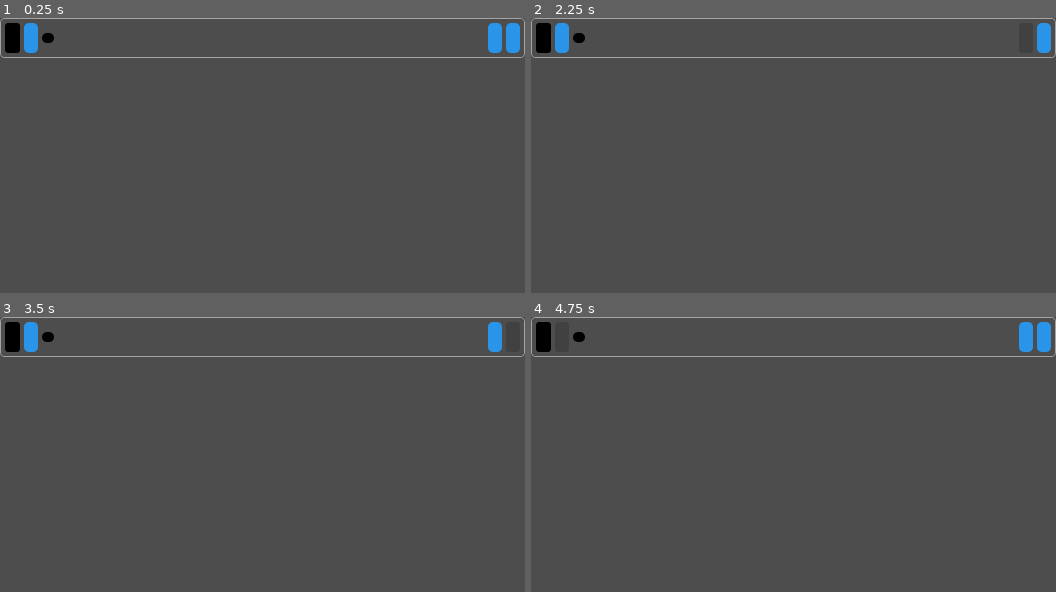
Above: before the commit, frames 1-4 (two rows, left to right).
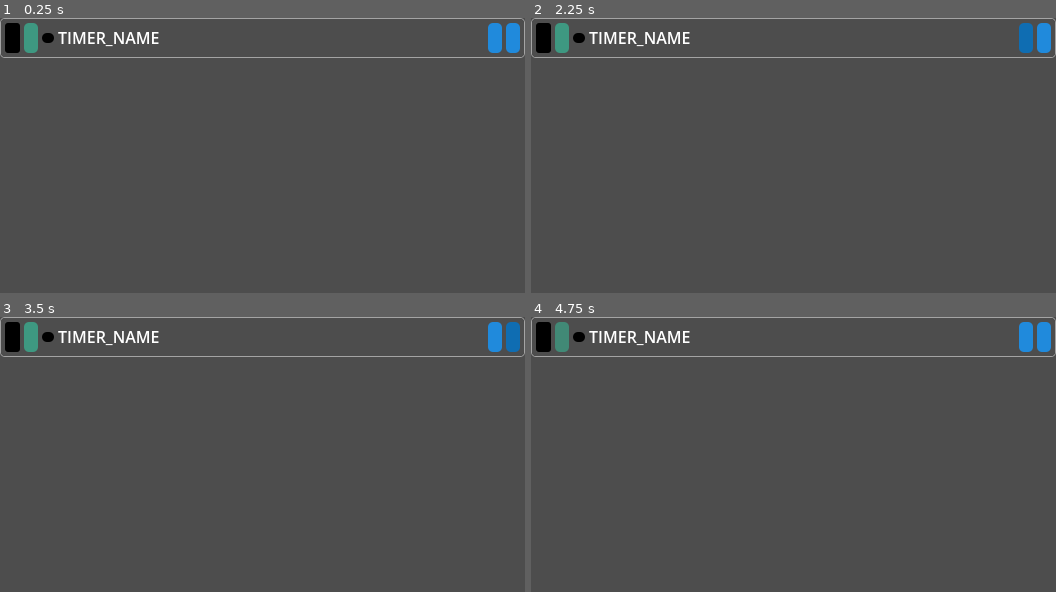
Above: after the commit, the same moments.

Repository: the0neWhoKnocks/godot.egg-timer
Game: Godot game, scene res://scenes/egg_timer.tscn
The game is run twice, just before and just after one commit, with the same random seed, the same clock (stepped at 60 frames per second) and the same inputs. The project has no main scene, so this scene is started directly.
Inputs:
- Up to frame 1 (0.25 s): no input
- Up to frame 2 (2.25 s): click "" at 0.5 s; click "" (after the commit: "") at 1.25 s; click "" at 2 s
- Up to frame 3 (3.5 s): click "" at 2.75 s
- Up to frame 4 (4.75 s): click "" at 3.5 s; click "" (after the commit: "") at 4.25 s

The runs differ from the first frame. In frame 1, 0.7% of the frame differs, in the area x 4-31%, y 1-13%; in frame 2, 1.0%, in the area x 4-96%, y 1-13%; in frame 3, 1.0%; in frame 4, 0.7%.

Commit message:
feat: Wire up countdown and play/stop button

Diff:
--- a/project.godot
+++ b/project.godot
@@ -14,6 +14,10 @@
 config/features=PackedStringArray("4.7", "Forward Plus")
 config/icon="res://assets/icon.svg"
 
+[debug]
+
+gdscript/warnings/integer_division=0
+
 [display]
 
 window/size/viewport_width=525
--- a/scripts/egg_timer.gd
+++ b/scripts/egg_timer.gd
@@ -2,11 +2,30 @@
 
 const EGG_TIMER = preload("res://scenes/egg_timer.tscn")
 
-var color: String
-var hours: int
-var label: String
-var minutes: int
-var seconds: int
+var blink: bool = false
+var blink_secs = 0
+var color: String = "#000000"
+var ctrl_styles: Dictionary = {
+  "play": {
+    "color": "#3e9881",
+    "icon": Constants.ICON__PLAY,
+  },
+  "stop": {
+    "color": "#f34755",
+    "icon": Constants.ICON__STOP,
+  },
+}
+var elapsed_seconds: float = 0
+var hours: int = 0
+var label: String = "TIMER_NAME"
+var minutes: int = 0
+var prev_blink_secs: int = 0
+var prev_time: int = 0
+var seconds: int = 0
+var timer_running: bool = false
+var timer_txt_color: Color
+var timer_txt_color_dim: Color
+var total_seconds: int = 0
 
 @onready var color_chip: Panel = $Spacing/Row/ColorChip
 @onready var ctrl_btn: Button = $Spacing/Row/CtrlBtn
@@ -14,6 +33,7 @@
 @onready var edit_btn: Button = $Spacing/Row/EditBtn
 @onready var time_display: Label = $Spacing/Row/TimeDisplay
 @onready var timer_name: Label = $Spacing/Row/TimerName
+
 
 # Constructor
 static func create(
@@ -31,25 +51,88 @@
   timer.seconds = _seconds
   return timer
 
+
 # Called when the node enters the scene tree for the first time.
 func _ready() -> void:
   var chip_style = color_chip.get_theme_stylebox("panel").duplicate()
   chip_style.bg_color = Color(color)
   color_chip.add_theme_stylebox_override("panel", chip_style)
 
-  ctrl_btn.text = Constants.ICON__PLAY
-  update_display()
+  update_ctrl_styles()
+  timer_txt_color = time_display.get_theme_color("font_color")
+  timer_txt_color_dim = Color(timer_txt_color, 0.5)
+  ctrl_btn.pressed.connect(_on_ctrl_btn_press)
+
+  update_display(hours, minutes, seconds)
   timer_name.text = label
   delete_btn.text = Constants.ICON__DELETE
   edit_btn.text = Constants.ICON__EDIT
 
-func update_display() -> void:
+  total_seconds = (hours * 3600) + (minutes * 60) + seconds
+
+
+func _on_ctrl_btn_press() -> void:
+  timer_running = !timer_running
+  update_ctrl_styles()
+
+  if !timer_running :
+    blink = false
+    blink_secs = 0
+    elapsed_seconds = 0
+    prev_blink_secs = 0
+    time_display.add_theme_color_override("font_color", timer_txt_color)
+    update_display(hours, minutes, seconds)
+
+
+func _process(delta: float) -> void:
+  render_timer(delta)
+  render_blink(delta)
+
+
+func render_blink(delta: float) -> void:
+  if blink :
+    blink_secs += delta
+    if int(blink_secs) != prev_blink_secs :
+      prev_blink_secs = int(blink_secs)
+      if int(blink_secs) % 2 == 0 :
+        time_display.add_theme_color_override("font_color", timer_txt_color)
+      else:
+        time_display.add_theme_color_override("font_color", timer_txt_color_dim)
+
+
+func render_timer(delta: float) -> void:
+  if timer_running && !blink :
+    elapsed_seconds += delta
+    var remaining_seconds = int(total_seconds - elapsed_seconds)
+    var secs = remaining_seconds % 60
+    var mins = (remaining_seconds / 60) % 60
+    var hrs = mins / 60
+    var combined = hrs + mins + secs
+
+    if combined > 0 && prev_time != combined :
+      prev_time = combined
+      update_display(hrs, mins, secs)
+    elif combined == 0 :
+      blink = true
+      update_display(hrs, mins, secs)
+
+
+func update_ctrl_styles() -> void:
+  var styles = ctrl_styles["stop"] if timer_running else ctrl_styles["play"]
+  var style1 = ctrl_btn.get_theme_stylebox("normal").duplicate()
+  var style2 = ctrl_btn.get_theme_stylebox("pressed").duplicate()
+  style1.bg_color = Color(styles["color"])
+  style2.bg_color = Color(str(styles["color"], "CC")) # add opacity
+  ctrl_btn.add_theme_stylebox_override("normal", style1)
+  ctrl_btn.add_theme_stylebox_override("focus", style2)
+  ctrl_btn.add_theme_stylebox_override("hover", style2)
+  ctrl_btn.add_theme_stylebox_override("pressed", style2)
+  ctrl_btn.text = styles["icon"]
+
+
+func update_display(hrs: int, mins: int, secs: int) -> void:
   time_display.text = "{hours}:{minutes}:{seconds}".format({
-    "hours": str(hours).pad_zeros(2),
-    "minutes": str(minutes).pad_zeros(2),
-    "seconds": str(seconds).pad_zeros(2),
+    "hours": str(hrs).pad_zeros(2),
+    "minutes": str(mins).pad_zeros(2),
+    "seconds": str(secs).pad_zeros(2),
   })
-
-# Called every frame. 'delta' is the elapsed time since the previous frame.
-#func _process(delta: float) -> void:
-  #pass
Binary file changed: themes/font_icons.theme
